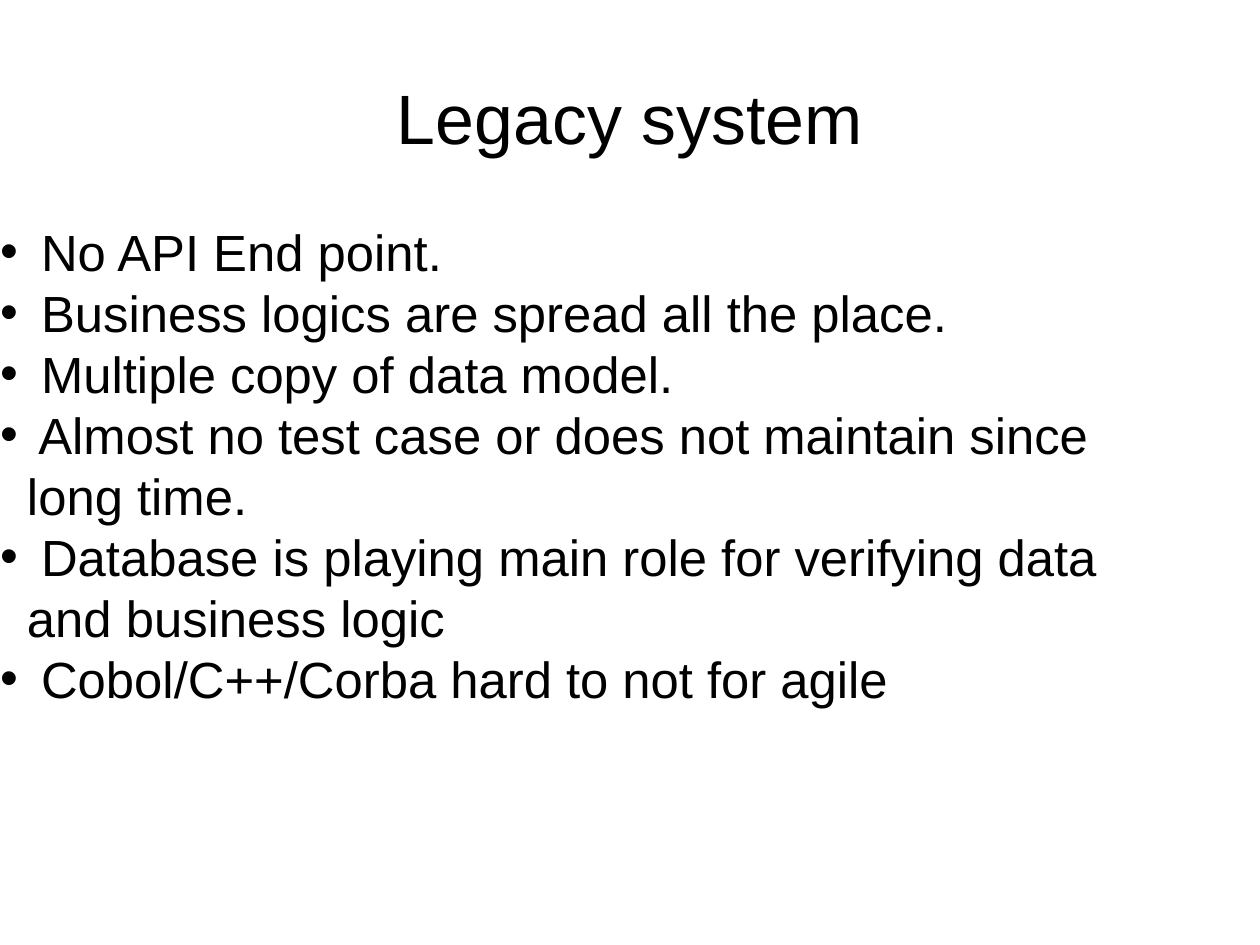
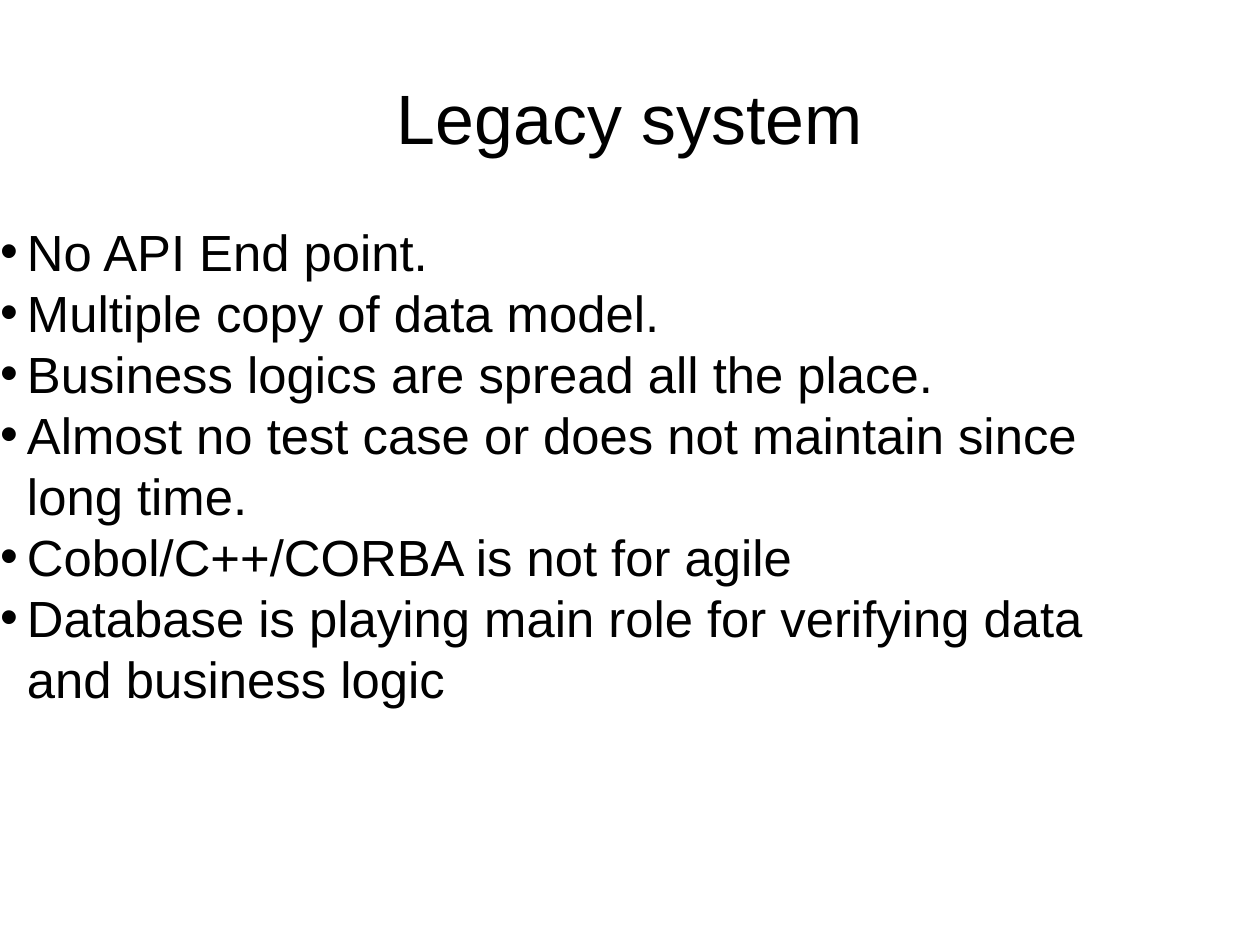
Before and after one commit to Mamun/prac, a slide deck: slide 4 of slide.odp. Drawn at 1260x945 pixels with LibreOffice and Linux fonts; fonts in the diff are those of the drawing; background and template pictures are left out. Boxes give left, top, right and bottom in pixels: in the first picture for what was removed or moved away, otherwise in the second. Text is boxed around its words. In the diff, an @@ line names an element or a change of style, - is before the commit and + after.

```diff
--- a/slide.odp
+++ b/slide.odp
@@ subtitle at <box>27,295,659,343</box>: paragraph added @@
+• Multiple copy of data model.
@@ subtitle at <box>41,356,673,404</box>: paragraph removed @@
-• Multiple copy of data model.
@@ subtitle at <box>27,539,792,586</box>: paragraph added @@
+• Cobol/C++/CORBA is not for agile
@@ subtitle at <box>41,661,887,708</box>: paragraph removed @@
-• Cobol/C++/Corba hard to not for agile
```
Also in this commit, not shown: 3 other slides changed, 5 slides added.
